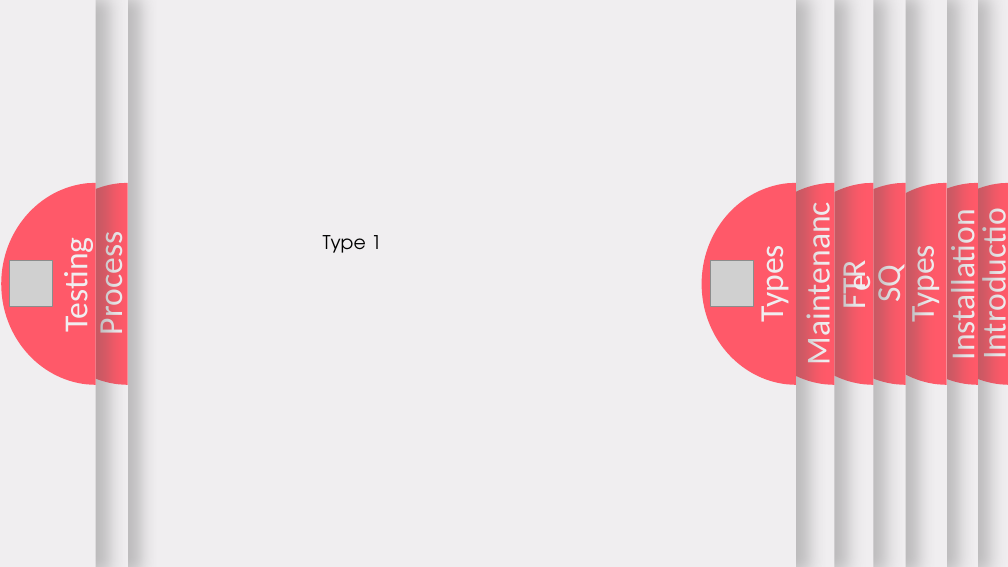
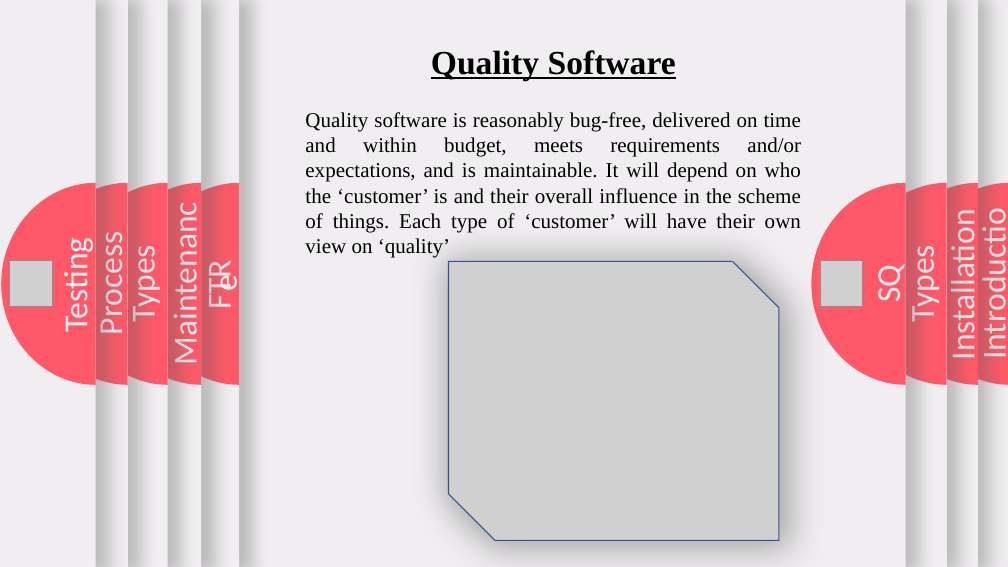
Before and after one commit to anjanshrestha8/third_sem-notes, a slide deck: slide 10 of Sad/unit6.pptx (slide 16 before the commit). Drawn at 1008x567 pixels with LibreOffice and Linux fonts; fonts in the diff are those of the drawing; grey boxes stand for pictures. Boxes give left, top, right and bottom in pixels: in the first picture for what was removed or moved away, otherwise in the second. Text is boxed around its words. In the diff, an @@ line names an element or a change of style, - is before the commit and + after.

```diff
--- a/Sad/unit6.pptx
+++ b/Sad/unit6.pptx
@@ rectangle removed at (863,0,920,95) @@
@@ text added at (431,50,676,80), 32 pt, text #000000, bold, underline @@
+Quality Software
@@ text added at (305,112,801,258), 20 pt, text #000000 @@
+Quality software is reasonably bug-free, delivered on time and within budget, meets requirements and/or expectations, and is maintainable. It will depend on who the ‘customer’ is and their overall influence in the scheme of things. Each type of ‘customer’ will have their own view on ‘quality’
@@ 2 texts, 1 rectangle, 1 freeform shape: place and size @@
-2 texts, 1 rectangle, 1 freeform shape at (0,0,841,567)
+2 texts, 1 rectangle, 1 freeform shape at (0,0,208,567)
@@ 2 rectangles, 2 freeform shapes, 1 text: place and size @@
-2 rectangles, 2 freeform shapes, 1 text at (0,0,874,567)
+2 rectangles, 2 freeform shapes, 1 text at (0,0,240,567)
@@ text removed at (323,235,381,253) @@
-Type 1
@@ picture added at (448,262,779,541) @@
@@ picture: place and size @@
-picture at (710,261,754,307)
+picture at (820,261,863,307)
```
Also in this commit, not shown: 18 other slides changed, 1 slide added.
